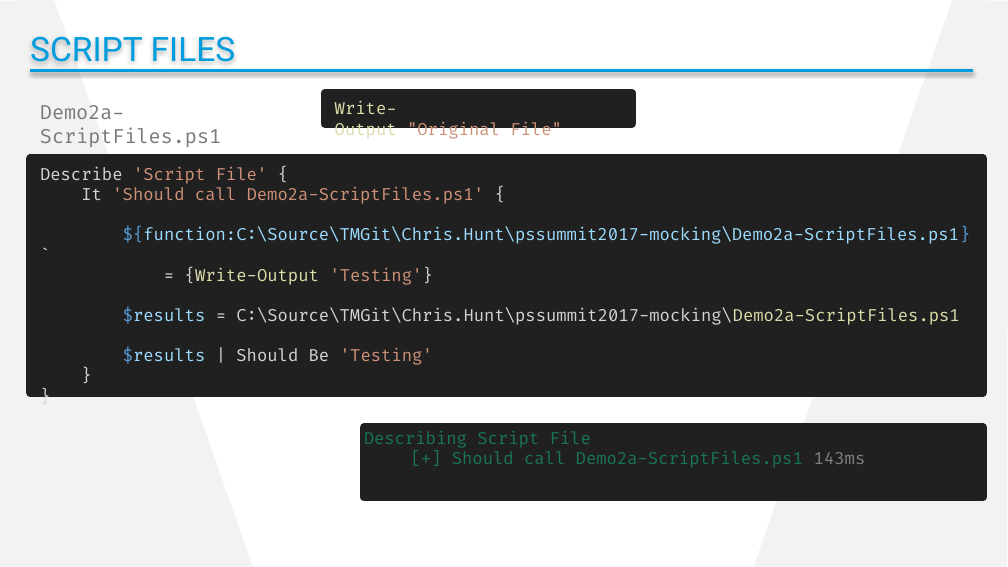
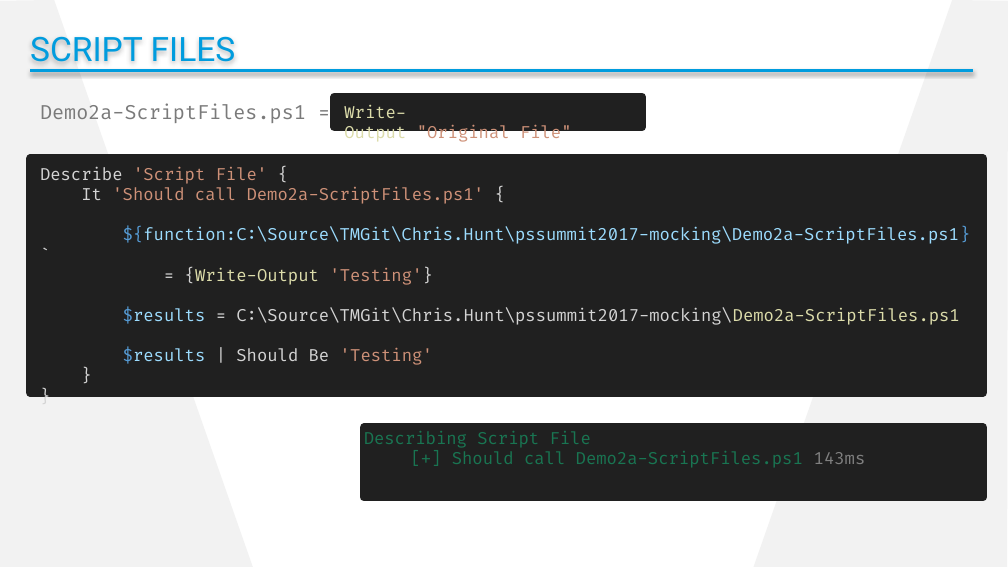
Before and after one commit to cdhunt/pssummit2017-mocking, a slide deck: slide 11 of Summit2017_Mocking.pptx. Drawn at 1008x567 pixels with LibreOffice and Linux fonts; fonts in the diff are those of the drawing; background and template pictures are left out. Boxes give left, top, right and bottom in pixels: in the first picture for what was removed or moved away, otherwise in the second. Text is boxed around its words. In the diff, an @@ line names an element or a change of style, - is before the commit and + after.

```diff
--- a/Summit2017_Mocking.pptx
+++ b/Summit2017_Mocking.pptx
@@ text at [40, 104, 306, 123]: text changed @@
-Demo2a-ScriptFiles.ps1
+Demo2a-ScriptFiles.ps1 =
@@ rectangle "Write-Output "Original File"": place and size @@
-rectangle "Write-Output "Original File"" at [325, 93, 632, 123]
+rectangle "Write-Output "Original File"" at [335, 97, 642, 127]
```
Also in this commit, not shown: 6 other slides changed, 4 slides removed.
